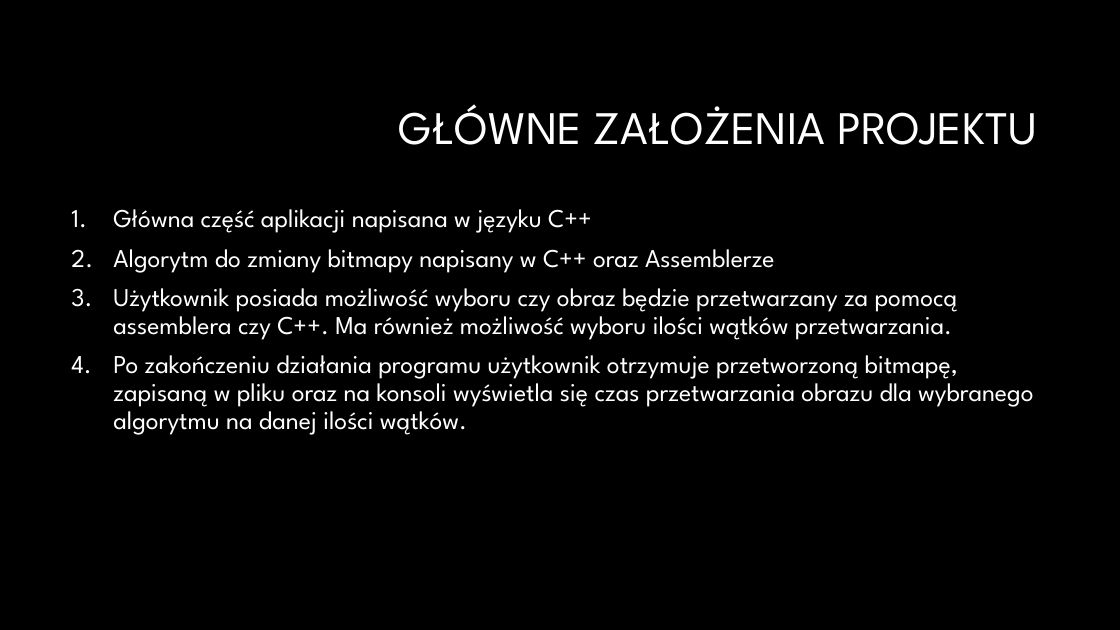
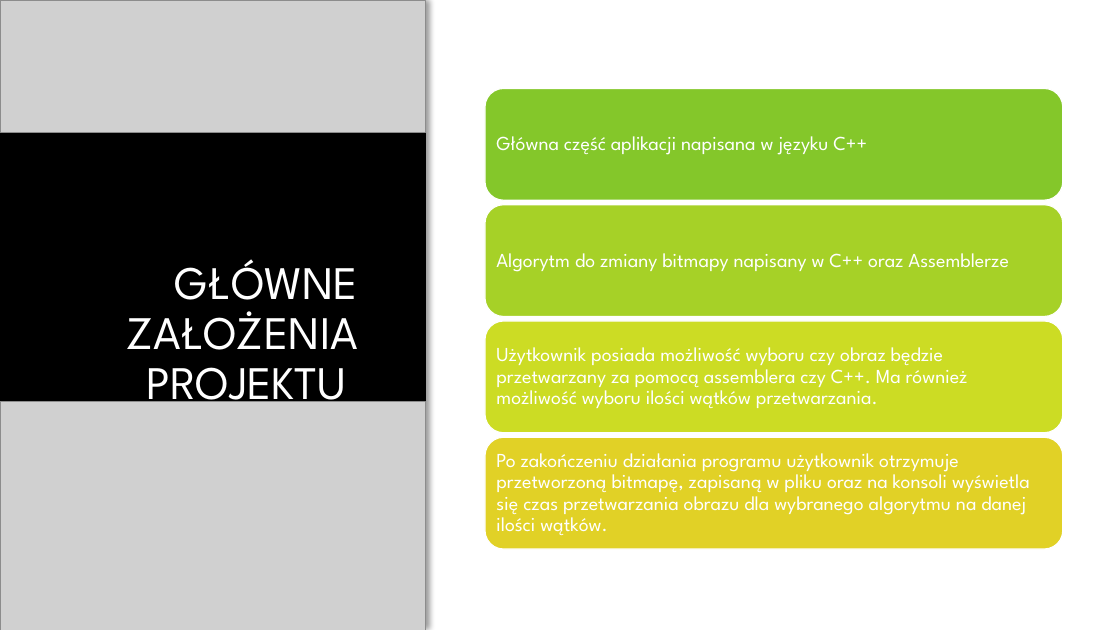
Before and after one commit to paulinaurbas/JAProjekt, a slide deck: slide 3 of Negatyw.pptx. Drawn at 1120x630 pixels with LibreOffice and Linux fonts; fonts in the diff are those of the drawing; grey boxes stand for pictures; background and template pictures are left out. Boxes give left, top, right and bottom in pixels: in the first picture for what was removed or moved away, otherwise in the second. Text is boxed around its words. In the diff, an @@ line names an element or a change of style, - is before the commit and + after.

```diff
--- a/Negatyw.pptx
+++ b/Negatyw.pptx
@@ background #000000 to #FFFFFF @@
@@ rectangle added at <box>0,0,426,630</box>, fill #000000 @@
@@ picture added at <box>0,0,426,133</box> @@
@@ title "GŁÓWNE ZAŁOŻENIA PROJEKTU" rewrapped from <box>399,104,1037,145</box> to <box>126,259,358,413</box> @@
@@ text removed at <box>113,209,1033,435</box> @@
-1. Główna część aplikacji napisana w języku C++
-2. Algorytm do zmiany bitmapy napisany w C++ oraz Assemblerze
-3. Użytkownik posiada możliwość wyboru czy obraz będzie przetwarzany za pomocą assemblera czy C++. Ma również możliwość wyboru ilości wątków przetwarzania.
-4. Po zakończeniu działania programu użytkownik otrzymuje przetworzoną bitmapę, zapisaną w pliku oraz na konsoli wyświetla się czas przetwarzania obrazu dla wybranego algorytmu na danej ilości wątków.
@@ picture added at <box>0,402,426,630</box> @@
@@ group added at <box>485,88,1063,549</box>: 4 rounded rectangles, 4 texts @@
+Główna część aplikacji napisana w języku C++
+Algorytm do zmiany bitmapy napisany w C++ oraz Assemblerze
+Użytkownik posiada możliwość wyboru czy obraz będzie przetwarzany za pomocą assemblera czy C++. Ma również możliwość wyboru ilości wątków przetwarzania.
+Po zakończeniu działania programu użytkownik otrzymuje przetworzoną bitmapę, zapisaną w pliku oraz na konsoli wyświetla się czas przetwarzania obrazu dla wybranego algorytmu na danej ilości wątków.
```
Also in this commit, not shown: 5 other slides changed, 2 slides added, 7 other files.
